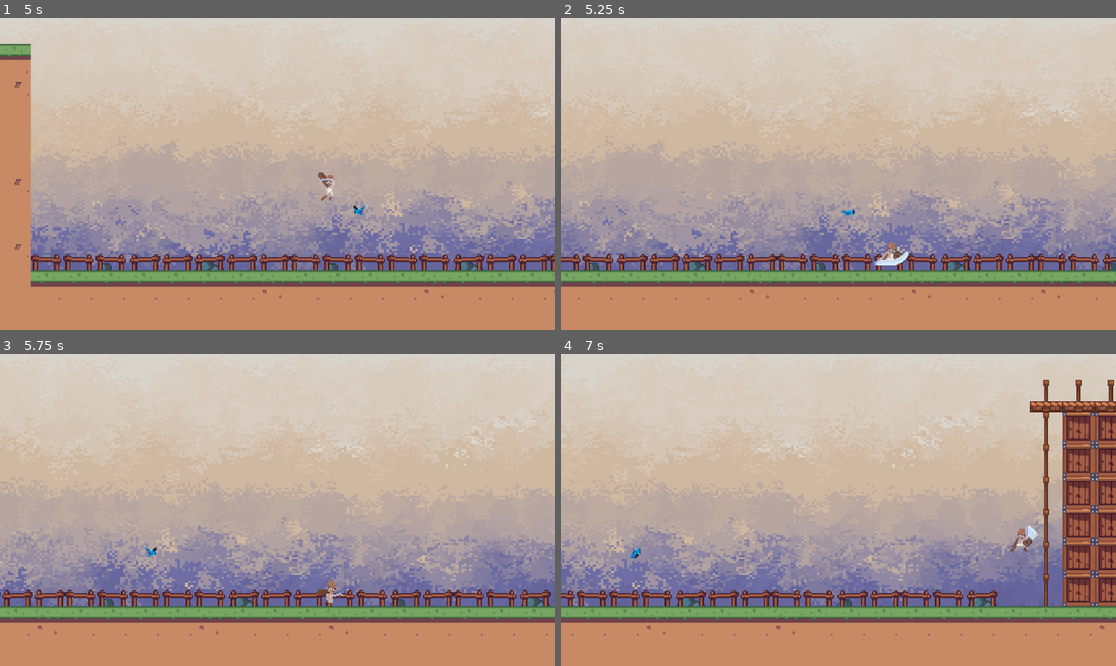
Above: before the commit, frames 1-4 (two rows, left to right).
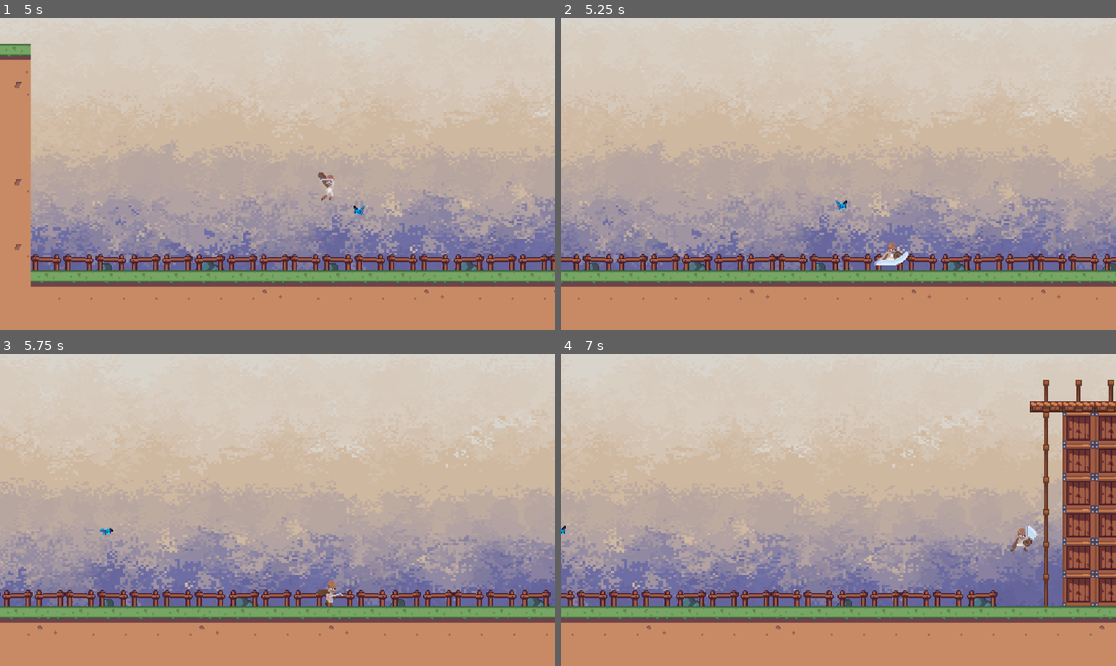
Above: after the commit, the same moments.

Repository: GavinWu42711/Hack-n-Slash-Game
Game: Godot game, scene res://scene/stage.tscn
Same seed, same stepped clock (60 frames per second), same inputs: the game is played once before the commit and once after it. This scene is started directly instead of the project's main scene.
Inputs (mouse positions are in pixels of both pictures, inside the frame that each line leads up to):
- Up to frame 1 (5 s): move the mouse to (249, 236) at 0.52 s; hold D (right) 0.53-2.03 s; right-click (249, 236) at 0.6 s; tap Space (jump) at 0.77, 1.07, 1.52, 1.55, 1.82, 2.1, 3.02, 3.32, 3.77, 3.8, 4.07, 4.52, 4.82 s; click (249, 236) at 0.8 s; move the mouse to (444, 220) at 1.27 s; click (444, 220) at 1.35 s; move the mouse to (111, 127) at 2.02 s; hold A (left) 2.03-4.28 s; right-click (111, 127) at 2.3 s; move the mouse to (305, 174) at 2.77 s; right-click (305, 174) at 2.85 s; click (305, 174) at 3.05 s; move the mouse to (194, 96) at 3.52 s; click (194, 96) at 3.6 s; move the mouse to (399, 158) at 4.27 s; hold D (right) from 4.28 s (still down); right-click (399, 158) at 4.35 s
- Up to frame 2 (5.25 s): keep holding D (right); move the mouse to (727, 189) at 5.02 s; click (727, 189) at 5.1 s
- Up to frame 3 (5.75 s): keep holding D (right)
- Up to frame 4 (7 s): keep holding D (right); move the mouse to (894, 441) at 5.77 s; tap Space (jump) at 5.85, 6.02, 6.32, 6.77 s; move the mouse to (810, 572) at 6.52 s; right-click (810, 572) at 6.6 s

Frame 1 is identical in both runs. In frame 2, less than 0.1% of the frame differs, in the area x 49-53%, y 58-64%; in frame 3, less than 0.1%, in the area x 17-29%, y 55-66%; in frame 4, less than 0.1%.

Commit message:
combat
- Player can take damage now
- Death animation for both of them

Diff:
--- a/hack-n-slash/scene/bat_enemy.tscn
+++ b/hack-n-slash/scene/bat_enemy.tscn
@@ -182,6 +182,9 @@
 [sub_resource type="CircleShape2D" id="CircleShape2D_m453m"]
 radius = 7.0
 
+[sub_resource type="CircleShape2D" id="CircleShape2D_j6x17"]
+radius = 8.062258
+
 [node name="BatEnemy" type="CharacterBody2D"]
 collision_layer = 3
 collision_mask = 3
@@ -190,8 +193,8 @@
 
 [node name="AnimatedSprite2D" type="AnimatedSprite2D" parent="."]
 sprite_frames = SubResource("SpriteFrames_l7hmj")
-animation = &"fly"
-frame = 3
+animation = &"death"
+frame = 6
 frame_progress = 1.0
 
 [node name="CollisionShape2D" type="CollisionShape2D" parent="."]
@@ -207,5 +210,11 @@
 position = Vector2(0, -1)
 shape = SubResource("CircleShape2D_m453m")
 
+[node name="BatAttackHitbox" type="Area2D" parent="."]
+
+[node name="CollisionShape2D" type="CollisionShape2D" parent="BatAttackHitbox"]
+position = Vector2(0, -1)
+shape = SubResource("CircleShape2D_j6x17")
+
 [connection signal="timeout" from="Timer" to="." method="_on_timer_timeout"]
 [connection signal="area_entered" from="BatHitbox" to="." method="_on_bat_hitbox_area_entered"]
--- a/hack-n-slash/scene/player.tscn
+++ b/hack-n-slash/scene/player.tscn
@@ -388,13 +388,19 @@
 [sub_resource type="CapsuleShape2D" id="CapsuleShape2D_ml7e8"]
 
 [sub_resource type="CapsuleShape2D" id="CapsuleShape2D_2fvbb"]
+radius = 16.0
+height = 32.0
+
+[sub_resource type="CapsuleShape2D" id="CapsuleShape2D_ihjo1"]
+radius = 11.0
+height = 32.0
 
 [node name="Player" type="CharacterBody2D"]
 script = ExtResource("1_2fvbb")
 
 [node name="AnimatedSprite2D" type="AnimatedSprite2D" parent="."]
 sprite_frames = SubResource("SpriteFrames_ymct0")
-animation = &"double_attack"
+animation = &"idle"
 
 [node name="CollisionShape2D" type="CollisionShape2D" parent="."]
 position = Vector2(0, 2)
@@ -408,8 +414,14 @@
 [node name="AttackZone" type="Area2D" parent="."]
 
 [node name="CollisionShape2D" type="CollisionShape2D" parent="AttackZone"]
-position = Vector2(12, 5)
+position = Vector2(8, 5)
 shape = SubResource("CapsuleShape2D_2fvbb")
 disabled = true
 
+[node name="PlayerHitbox" type="Area2D" parent="."]
+
+[node name="CollisionShape2D" type="CollisionShape2D" parent="PlayerHitbox"]
+position = Vector2(0, 2)
+shape = SubResource("CapsuleShape2D_ihjo1")
+
 [connection signal="animation_finished" from="AnimatedSprite2D" to="." method="_on_animated_sprite_2d_animation_finished"]
--- a/hack-n-slash/scene/stage.tscn
+++ b/hack-n-slash/scene/stage.tscn
@@ -30,6 +30,8 @@
 3:6/0 = 0
 
 [sub_resource type="TileSet" id="TileSet_opmqi"]
+physics_layer_0/collision_layer = 129
+physics_layer_0/collision_mask = 129
 sources/0 = SubResource("TileSetAtlasSource_y15gs")
 
 [sub_resource type="TileSetAtlasSource" id="TileSetAtlasSource_vgrrk"]
@@ -82,7 +84,8 @@
 
 [sub_resource type="TileSet" id="TileSet_d44bn"]
 tile_size = Vector2i(32, 32)
-physics_layer_0/collision_layer = 1
+physics_layer_0/collision_layer = 129
+physics_layer_0/collision_mask = 129
 sources/0 = SubResource("TileSetAtlasSource_vgrrk")
 
 [sub_resource type="RectangleShape2D" id="RectangleShape2D_y15gs"]
--- a/hack-n-slash/script/bat_enemy.gd
+++ b/hack-n-slash/script/bat_enemy.gd
@@ -1,4 +1,6 @@
 extends CharacterBody2D
+
+class_name BatEnemy
 
 const SPEED = 30
 var dir: Vector2
@@ -10,26 +12,44 @@
 var health_min:int = 0
 var dead:bool = false
 var taking_damage:bool = false
+var attack_damage:int = 20
 
 func _ready():
 	is_bat_chase = true
+	is_roaming = true
 
 func _physics_process(delta: float) -> void:
+
+	global_script.batDamageAmount = attack_damage
+	global_script.batDamageZone = $BatAttackHitbox
+
+	if global_script.playerAlive:
+		is_bat_chase = true
+	elif !global_script.playerAlive:
+		is_bat_chase = false
+
+
 	move(delta)
 	handle_animation()
 
 func move(delta):
 	player = global_script.playerBody
 	if dead:
-		velocity.y += 10 * delta
-		velocity.x = 0
+		if !is_on_floor():
+			velocity.y += 10 * delta
+			velocity.x = 0
+		else:
+			velocity.y = 0
+			velocity.x = 0
+			await get_tree().create_timer(3.0).timeout
+			self.queue_free()
 	elif taking_damage:
 		var knockback_dir = position.direction_to(player.position) * -50
 		velocity = knockback_dir
 	else:
 		if !is_bat_chase:
 			velocity += dir * SPEED * delta
-		elif is_bat_chase:
+		elif is_bat_chase and global_script.playerAlive:
 			velocity = position.direction_to(player.position) * SPEED
 			if velocity.x < 0:
 				dir.x = -1
@@ -39,14 +59,21 @@
 
 func handle_animation():
 	var animated_sprite = $AnimatedSprite2D
-	if dead:
+	if dead and is_roaming:
+		is_roaming = false
+		set_collision_layer_value(1,false)
+		set_collision_layer_value(2,false)
+		set_collision_mask_value(1,false)
+		set_collision_mask_value(2,false)
+		set_collision_mask_value(8,true)
 		animated_sprite.play("death")
-	elif taking_damage:
-		animated_sprite.play("hurt")
-		await get_tree().create_timer(1.0).timeout
-		taking_damage = false
-	else:
-		animated_sprite.play("fly")
+	elif !dead:
+		if taking_damage:
+			animated_sprite.play("hurt")
+			await get_tree().create_timer(1.0).timeout
+			taking_damage = false
+		else:
+			animated_sprite.play("fly")
 
 	if dir.x == -1:
 		animated_sprite.flip_h = true
--- a/hack-n-slash/script/global_script.gd
+++ b/hack-n-slash/script/global_script.gd
@@ -3,8 +3,12 @@
 var playerBody: CharacterBody2D
 var playerWeaponEquip:bool
 
+var playerAlive:bool
 var playerAttackZone: Area2D
 var playerDamageAmount: int
+
+var batDamageZone: Area2D
+var batDamageAmount:int
 
 # Called when the node enters the scene tree for the first time.
 func _ready() -> void:
--- a/hack-n-slash/script/player.gd
+++ b/hack-n-slash/script/player.gd
@@ -10,43 +10,94 @@
 var current_attack: bool
 var weapon_equip: bool
 
+var health:int = 100
+var health_max:int = 100
+var health_min:int = 0
+var can_take_damage:bool
+var dead:bool
+var just_died:bool
+
 func _ready() -> void:
 	global_script.playerBody = self
+	dead = false
+	can_take_damage= true
+	just_died = false
 
 func _physics_process(delta: float) -> void:
-	global_script.playerAttackZone = attack_zone
-	# Add the gravity.
-	if not is_on_floor():
-		velocity += get_gravity() * delta
+	if dead and !just_died:
+		just_died = true
+		velocity.x = 0
+		handle_death_animation()
+	elif !dead:
+		global_script.playerAttackZone = attack_zone
+		global_script.playerAlive = true
+		# Add the gravity.
+		if not is_on_floor():
+			velocity += get_gravity() * delta
 
-	# Handle jump.
-	if Input.is_action_just_pressed("jump") and is_on_floor():
-		velocity.y = JUMP_VELOCITY
+		# Handle jump.
+		if Input.is_action_just_pressed("jump") and is_on_floor():
+			velocity.y = JUMP_VELOCITY
 
-	# Get the input direction and handle the movement/deceleration.
-	# As good practice, you should replace UI actions with custom gameplay actions.
-	var direction := Input.get_axis("left", "right")
-	handle_movement_animation(direction)
-	if direction:
-		velocity.x = direction * SPEED
-	else:
-		velocity.x = move_toward(velocity.x, 0, SPEED)
+		var direction := Input.get_axis("left", "right")
+		handle_movement_animation(direction)
+		check_hitbox()
+		if direction:
+			velocity.x = direction * SPEED
+		else:
+			velocity.x = move_toward(velocity.x, 0, SPEED)
 
-	if weapon_equip and !current_attack:
-		var normal_attack = Input.is_action_just_pressed("normal_attack")
-		var double_attack = Input.is_action_just_pressed("double_attack")
-		if normal_attack or double_attack:
-			current_attack = true
-			if is_on_floor():
-				if normal_attack:
-					attack_type = "single"
+		if weapon_equip and !current_attack:
+			var normal_attack = Input.is_action_just_pressed("normal_attack")
+			var double_attack = Input.is_action_just_pressed("double_attack")
+			if normal_attack or double_attack:
+				current_attack = true
+				if is_on_floor():
+					if normal_attack:
+						attack_type = "single"
+					else:
+						attack_type = "double"
 				else:
-					attack_type = "double"
-			else:
-				attack_type = "air"
-			set_attack_damage(attack_type)
-			handle_attack_animation(attack_type)
+					attack_type = "air"
+				set_attack_damage(attack_type)
+				handle_attack_animation(attack_type)
 	move_and_slide()
+
+func handle_death_animation():
+	animated_sprite.offset.y = 6
+	animated_sprite.play("death")
+	for i in range(40):
+		$Camera2D.zoom.x += 0.1
+		$Camera2D.zoom.y += 0.1
+		await get_tree().create_timer(0.1).timeout
+
+	self.queue_free()
+
+func check_hitbox():
+	var hitbox_areas = $PlayerHitbox.get_overlapping_areas()
+	var damage:int = 0
+	if hitbox_areas:
+		for hitbox in hitbox_areas:
+			if	hitbox.get_parent() is BatEnemy:
+				damage = global_script.batDamageAmount
+
+	if can_take_damage and damage != 0:
+		take_damage(damage)
+
+func take_damage(damage):
+	if health > 0:
+		health -= damage
+		print("player health",str(health))
+		if health <= 0:
+			health = 0
+			dead = true
+			global_script.playerAlive = false
+		take_damage_cooldown(1.0)
+
+func take_damage_cooldown(cooldown):
+	can_take_damage = false
+	await get_tree().create_timer(cooldown).timeout
+	can_take_damage = true
 
 func set_attack_damage(attack:String):
 	var damage:int
Not shown: 1 places in hack-n-slash/scene/bat_enemy.tscn that only renumber resources
Not shown: 1 places in hack-n-slash/scene/player.tscn that only renumber resources
